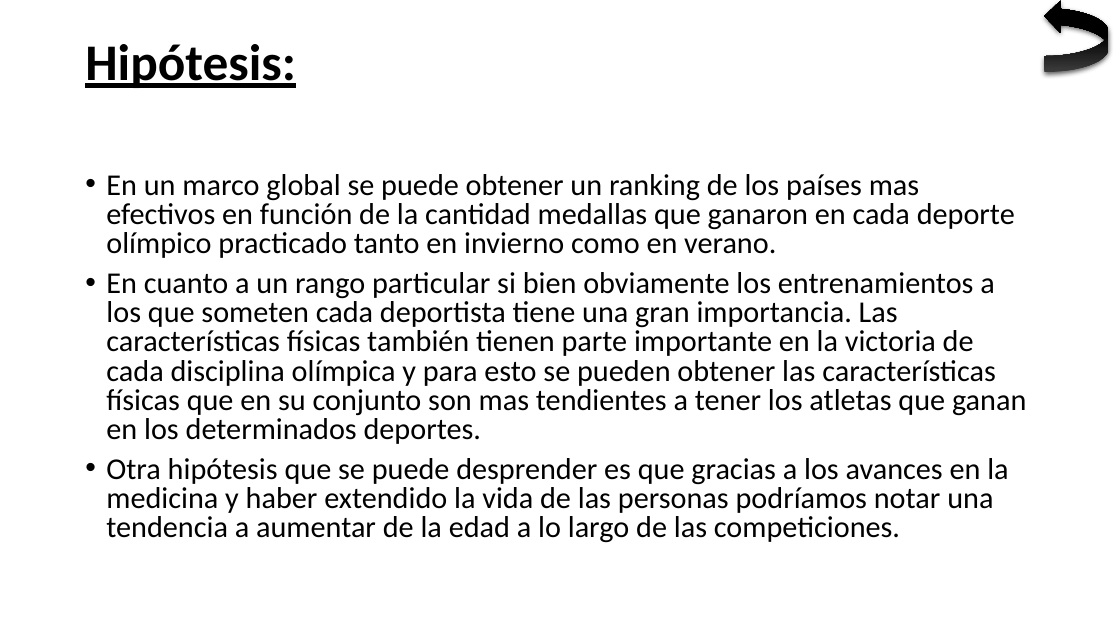
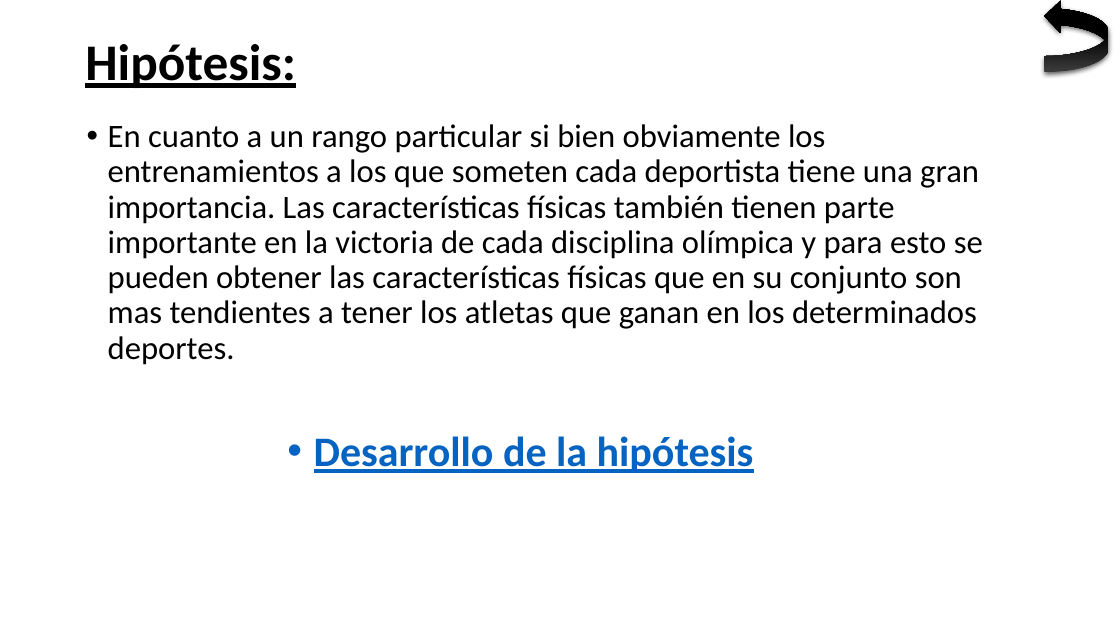
Before and after one commit to FauGC/Data-Science, a slide deck: slide 11 of Fausto González Castro - 120 Years of Olympic history.pptx (slide 10 before the commit). Drawn at 1120x630 pixels with LibreOffice and Linux fonts; fonts in the diff are those of the drawing; background and template pictures are left out. Boxes give left, top, right and bottom in pixels: in the first picture for what was removed or moved away, otherwise in the second. Text is boxed around its words. In the diff, an @@ line names an element or a change of style, - is before the commit and + after.

```diff
--- a/Fausto González Castro - 120 Years of Olympic history.pptx
+++ b/Fausto González Castro - 120 Years of Olympic history.pptx
@@ text "En cuanto a un rango ...": place and size @@
-text "En cuanto a un rango ..." at [106,174,1026,543]
+text "En cuanto a un rango ..." at [108,124,983,365]
@@ text "En cuanto a un rango ..." at [108,124,983,365]: size 25.9 to 28 pt; line spacing 0.8 to 0.9 @@
@@ text at [106,174,1015,258]: paragraph removed @@
-• En un marco global se puede obtener un ranking de los países mas efectivos en función de la cantidad medallas que ganaron en cada deporte olímpico practicado tanto en invierno como en verano.
@@ text added at [314,436,754,473], 36 pt, text #0563C1, bold, underline @@
+• Desarrollo de la hipótesis
@@ text at [106,458,1008,543]: paragraph removed @@
-• Otra hipótesis que se puede desprender es que gracias a los avances en la medicina y haber extendido la vida de las personas podríamos notar una tendencia a aumentar de la edad a lo largo de las competiciones.
```
Also in this commit, not shown: 9 other slides changed, 3 slides added.
